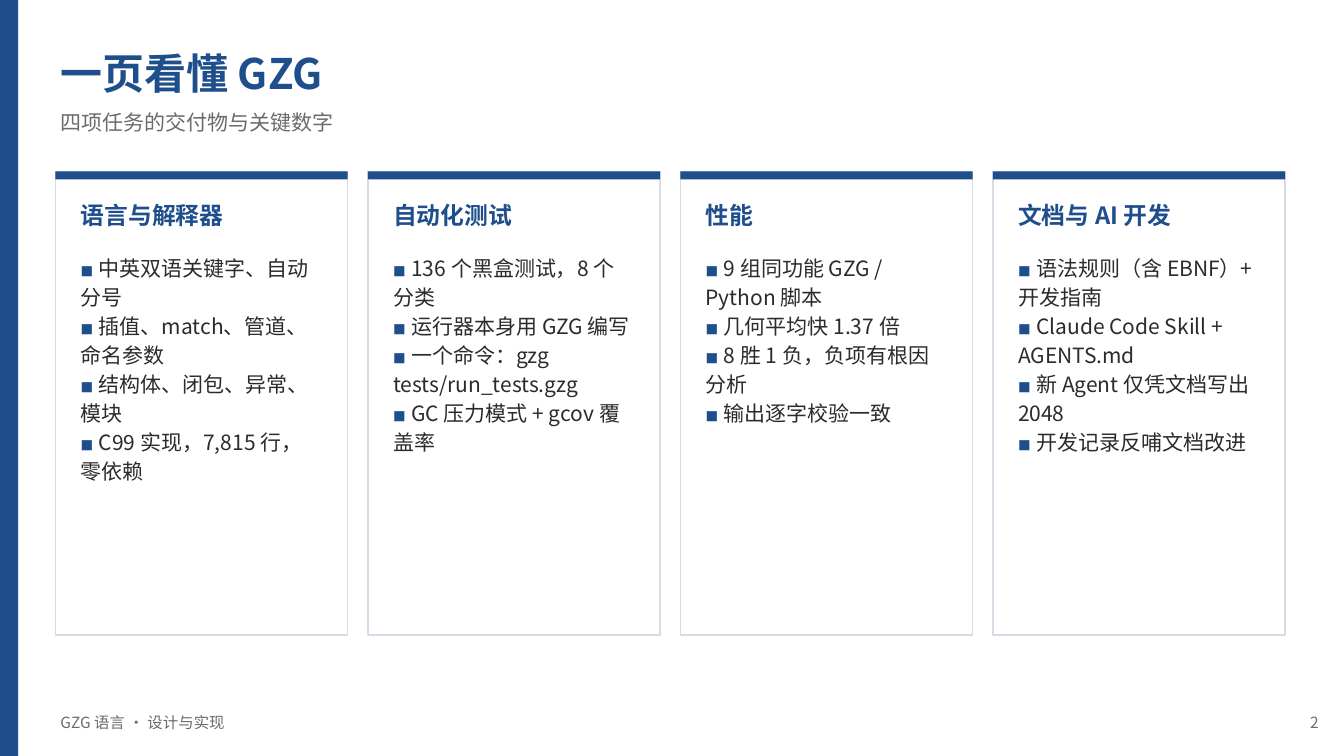
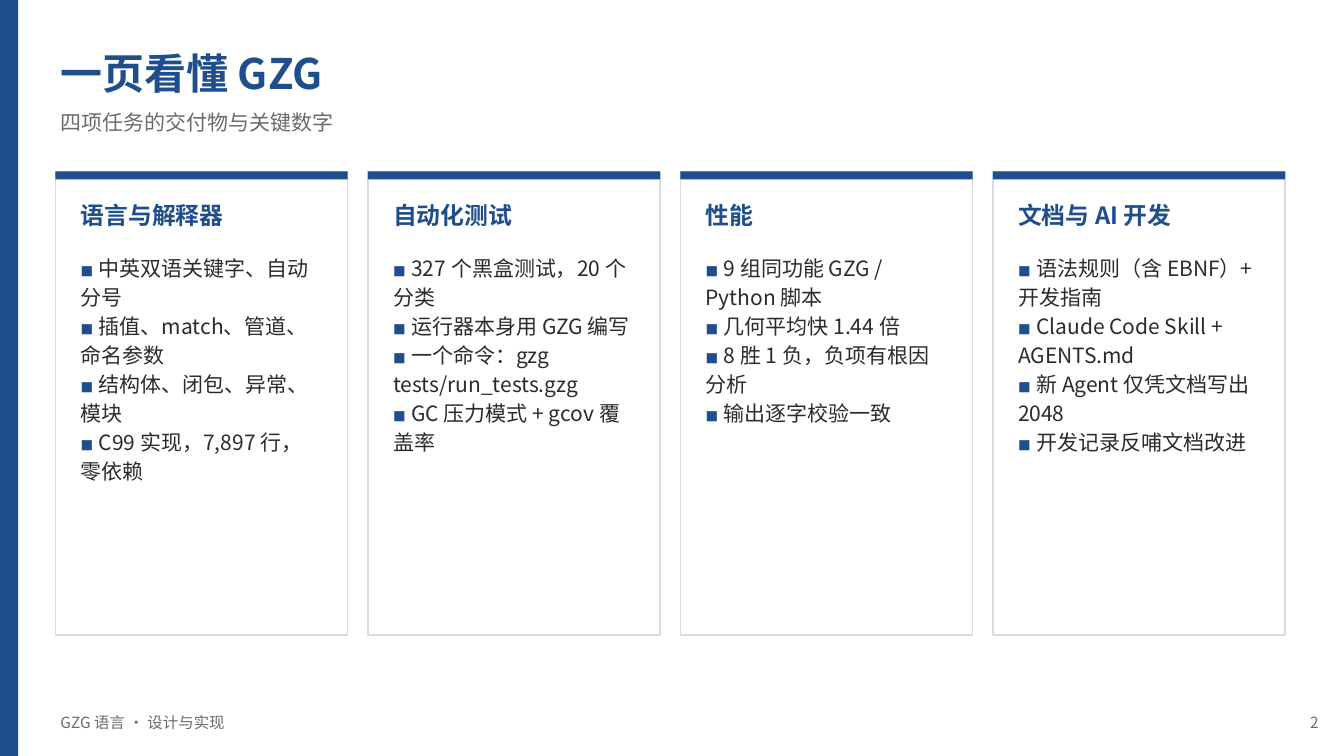
Before and after one commit to Lazyy-star/gzg-lang, a slide deck: slide 2 of docs/GZG语言介绍.pptx. Drawn at 1344x756 pixels with LibreOffice and Linux fonts; fonts in the diff are those of the drawing. Boxes give left, top, right and bottom in pixels: in the first picture for what was removed or moved away, otherwise in the second. Text is boxed around its words. In the diff, an @@ line names an element or a change of style, - is before the commit and + after.

```diff
--- a/docs/GZG语言介绍.pptx
+++ b/docs/GZG语言介绍.pptx
@@ text at bbox=[393, 258, 626, 307]: text changed @@
-■ 136 个黑盒测试，8 个分类
+■ 327 个黑盒测试，20 个分类
@@ text at bbox=[724, 316, 900, 336]: text changed @@
-■ 几何平均快 1.37 倍
+■ 几何平均快 1.44 倍
@@ text at bbox=[81, 432, 302, 481]: text changed @@
-■ C99 实现，7,815 行，零依赖
+■ C99 实现，7,897 行，零依赖
```
Also in this commit, not shown: 11 other slides changed, 3 other files.
